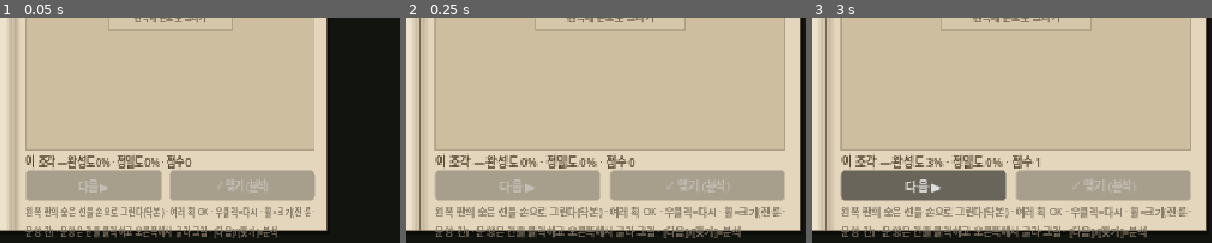
Above: before the commit, frames 1-3 (left to right).
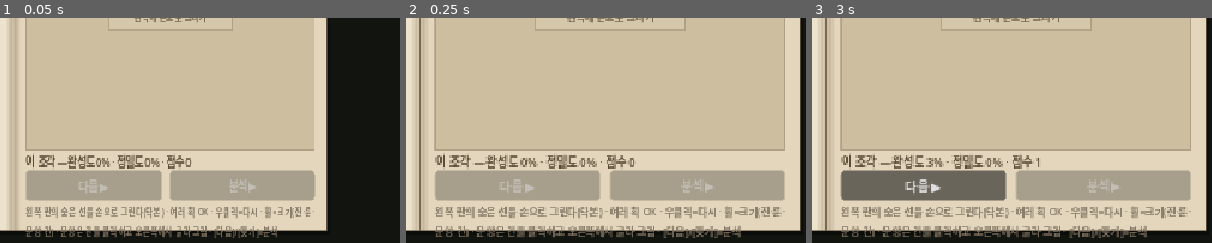
Above: after the commit, the same moments.

Repository: djgnfj-svg/tockbon
Game: Godot game, scene res://tests/test_ring_forge_panel.tscn
The game is run twice, just before and just after one commit, with the same random seed, the same clock (stepped at 60 frames per second) and the same inputs. This scene is started directly instead of the project's main scene.
Inputs (mouse positions are % of the whole screen's width and height, from its top left):
- Up to frame 1 (0.05 s): no input
- Up to frame 2 (0.25 s): no input
- Up to frame 3 (3 s): tap Enter at 0.5, 2 s; drag from (26, 46) to (60, 28) at 0.52 s; tap Space at 1.25, 2.75 s; drag from (74, 43) to (45, 70) at 1.27 s; move the mouse to (60, 28) at 2.02 s; hold D (move_right) 2.03-2.75 s; tap Q at 2.1 s; drag from (45, 70) to (20, 35) at 2.77 s
The pictures show only the part of the screen within x 48-98%, y 50-100%; the shares and areas given below are measured in that part.

The runs differ from the first frame. In frame 1, 0.2% of the frame differs, in the area x 54-67%, y 71-78%; in frame 2, 0.2%, in the area x 65-81%, y 71-78%; in frame 3, 0.2%.

Commit message:
fix(drawing+base): "맺기"가 맺지 않았다 — 버튼 이름 + 조용한 거부
사용자: *"맽기까지는 되는데 안쏴지네"* → *"아무것도 안나감 맽기까지 했는데 안나감"*

🔴 **발사는 멀쩡했다.** 전 과정을 헤드리스로 재현하니 맺기→장착→to_assembly→피격
(damage 12.96)까지 전부 정상이었고, 시간을 얼려 스샷을 찍으니 진도 또렷이 날아갔다.
(리드가 처음 찍은 스샷에 진이 안 보인 건 **관측 탓**이었다 — 진의 수명이 1.5초인데
발사와 스샷 사이에 수 초가 흘렀다. 하마터면 없는 렌더 버그를 쫓을 뻔했다.)

■ 진짜 원인 둘 — 둘 다 **UI가 사실을 감춘 것**이다
1. **[맺기 (분석)] 버튼은 아무것도 맺지 않는다.** 분석 리포트만 띄운다. 맺는 건 리포트
   안의 [마력 주입]이다. 그런데 이름이 "맺기"라 누른 사람은 **맺힌 줄 알고** 책을 덮었다.
   → **"분석 ▶"**으로 고쳤다. 버튼은 자기가 하는 일만 말해야 한다.
2. **점수 미달이면 책을 덮을 때 조용히 거부됐다.** 거부 자체는 옳다 — 안 그러면 못 그린
   진도 책만 덮으면 맺히는 셈이라 [마력 주입]을 건너뛰는 우회로가 된다(세션 23).
   문제는 **침묵**이었다: 책은 덮이고 슬롯은 빈 채인데 이유가 화면 어디에도 없었다.
   → `commit_rejected(score)` 시그널 신설 → base가 HUD에 이유를 띄운다.

■ 검증
- 전 스위트 그린 (SCRIPT ERROR 0) · 신규 test_base_auto [6]
- 🔴 뮤테이션: 침묵으로 되돌리면 1개 실패
- 🔴 에디터 스샷: 버튼이 "분석 ▶" · 미달 도안으로 덮으면 붉은 글씨로
  "마법진이 안 맺혔다 — 종합 33점 (65점을 넘겨야 견딘다). 책상에서 E로 다시 그려라"

Co-Authored-By: Claude Opus 4.8 (1M context) <noreply@anthropic.com>
Claude-Session: https://claude.ai/code/session_01UrY52NF89pNUFXM3zg57yr

Diff:
--- a/src/base/base.gd
+++ b/src/base/base.gd
@@ -132,6 +132,7 @@
 		return
 	_overlay.add_child(_forge)
 	_forge.design_committed.connect(_on_ring_committed)
+	_forge.commit_rejected.connect(_on_ring_rejected)
 	_forge.closed.connect(_close_drawing)   # ESC(ui_cancel) → 패널이 closed 발신
 	_forge.open()
 
@@ -142,6 +143,12 @@
 	var design := RingDesign.from_assembly(assembly, "고리 마법진")
 	EventBus.ring_design_committed.emit(design)
 
+## 🔴 책을 덮었는데 **점수 미달로 안 맺혔다** (세션 25). 슬롯이 조용히 빈 채로 남으면
+## "맺었는데 안 나간다"가 된다 — 사용자가 실제로 겪었고, 화면 어디에도 이유가 없었다.
+func _on_ring_rejected(score: float) -> void:
+	_hud.say("마법진이 안 맺혔다 — 종합 %d점 (%d점을 넘겨야 견딘다). 책상에서 E로 다시 그려라"
+		% [RingPower.score_display(score), RingPower.score_display(RingPower.threshold())], true)
+
 func _close_drawing() -> void:
 	if _overlay != null:
 		_overlay.queue_free()
--- a/src/drawing/ring_forge_panel.gd
+++ b/src/drawing/ring_forge_panel.gd
@@ -33,6 +33,9 @@
 signal closed
 ## 도안이 방금 맺혔다 — 여는 쪽(작업대·거점)이 발사·연출에 쓴다. assembly = board.get_assembly()
 signal design_committed(assembly: Dictionary)
+## 🔴 책을 덮었는데 **점수 미달로 안 맺혔다** (세션 25). 여는 쪽이 이유를 화면에 띄운다 —
+## 안 그러면 슬롯이 조용히 빈 채로 남아 "맺었는데 안 나간다"가 된다 (사용자가 실제로 겪었다).
+signal commit_rejected(score: float)
 
 # ── 레이아웃 (**논리 크기** 640×360 — 씬의 좌표도 전부 이 좌표계다) ──
 ## 🔴 세션 21: 뷰포트는 960×540(세션 18에 올림)이고 `stretch/aspect=expand`라 전체화면에선
@@ -168,10 +171,16 @@
 	# 건너뛰고 맺히는 셈이라 펑이 **누르지 않으면 그만인 벌**이 된다 — 규칙에 구멍이 뚫린다.
 	if not _committed and _board.can_commit():
 		var a := _board.get_assembly()
-		if RingPower.is_stable(float(a.get("score", 0.0))):
+		var sc := float(a.get("score", 0.0))
+		if RingPower.is_stable(sc):
 			_committed = true
 			design_committed.emit(a)
 			_refresh_buttons()
+		else:
+			# 🔴 **조용히 거부하지 않는다** (세션 25, 사용자: "맽기까지 했는데 안나감").
+			# 거부 자체는 옳다(위 주석) — 문제는 **아무 말도 없었다는 것**이다. 책은 덮이고,
+			# 슬롯은 비어 있고, 좌클릭해도 안 나가는데 이유가 어디에도 안 보였다.
+			commit_rejected.emit(sc)
 	var tw := create_tween()
 	tw.tween_property(_spread, ^"scale", Vector2(OPEN_FROM_X, 1.0), CLOSE_SEC) \
 		.set_ease(Tween.EASE_IN).set_trans(Tween.TRANS_QUAD)
@@ -357,9 +366,9 @@
 ## 🔴 [맺기] — 마법진을 끝내고 분석한다 (남은 문양 칸은 비운 채). 진·룬을 그렸어야 한다.
 func _finish() -> void:
 	if not _board.can_commit():
-		_set_say("진과 룬을 먼저 그려야 맺힌다  (문양은 없어도 빈 진으로 날아간다)", true)
-		return
-	_board.finish()   # → finished 시그널이 리포트를 띄운다
+		_set_say("진과 룬을 먼저 그려야 분석할 수 있다  (문양은 없어도 빈 진으로 날아간다)", true)
+		return
+	_board.finish()   # → finished 시그널이 리포트를 띄운다 (아직 **안 맺힌다**)
 
 
 ## 보드가 마법진을 다 그렸다 — 분석 리포트를 띄운다 (점수·위력. **판정은 없다**).
@@ -430,7 +439,11 @@
 	else:
 		_next_btn.disabled = not (tracing and drawn)
 		_next_btn.text = "다음 ▶"
-	_commit_btn.text = "✓ 맺힘" if _committed else "✓ 맺기 (분석)"
+	# 🔴 **"맺기"가 아니다** (세션 25). 이 버튼은 분석 리포트를 띄울 뿐 **아무것도 맺지 않는다** —
+	# 맺는 건 리포트 안의 [마력 주입]이다. 그런데 이름이 "맺기 (분석)"이라, 누른 사람은
+	# 맺힌 줄 알고 책을 덮었다가 "맺었는데 안 나간다"를 겪었다 (사용자가 실제로 겪었다).
+	# 버튼은 자기가 하는 일만 말해야 한다.
+	_commit_btn.text = "✓ 맺힘" if _committed else "분석 ▶"
 	_commit_btn.disabled = _picking_template or not _board.can_commit()
 
 
--- a/tests/test_base_auto.gd
+++ b/tests/test_base_auto.gd
@@ -51,6 +51,7 @@
 	await _test_my_body_does_not_block_my_spell()
 	await _test_desk_does_not_eat_the_spell()
 	await _test_desk_still_sees_the_player()
+	await _test_rejected_commit_is_not_silent()
 
 	if failures == 0:
 		print("TEST_BASE_OK — 전 항목 통과")
@@ -139,6 +140,45 @@
 	player.global_position = was
 
 
+## 🔴 [6] 점수 미달로 안 맺히면 **이유가 화면에 뜬다** (세션 25).
+## 사용자: *"맽기까지 했는데 안나감"* — 미달 도안은 책을 덮을 때 조용히 거부됐다.
+## 거부는 옳다(안 그러면 [마력 주입]을 건너뛰는 우회로가 된다). 문제는 **침묵**이었다:
+## 책은 덮이고 슬롯은 빈 채인데 이유가 어디에도 없어 "맺었는데 안 나간다"가 됐다.
+func _test_rejected_commit_is_not_silent() -> void:
+	print("[6] 미달 도안을 거부할 땐 이유를 말해 준다")
+	_base.call(&"_open_drawing")
+	await process_frame
+	var forge = _base.get("_forge")
+	if forge == null:
+		_check(false, "책이 안 열렸다")
+		return
+	var board = forge.get_node("Stage/Spread/RingBoard")
+	# 진·룬을 **미달로** 그린다 (조금만·벗어나게)
+	for step in 2:
+		if step == 0:
+			board.call(&"choose_jin")
+		else:
+			board.call(&"choose_rune")
+		board.call(&"begin_stroke")
+		var g = board.call(&"guide_points")
+		for i in range(0, int(g.size() * 0.4)):
+			board.call(&"trace_stroke", g[i] + Vector2(6.0, 5.0))
+		forge.call(&"_on_next")
+	var sc := float((board.call(&"get_assembly") as Dictionary).get("score", 1.0))
+	_check(sc <= 0.65, "미달 도안을 만들었다 (%.2f)" % sc)
+	_check(bool(board.call(&"can_commit")), "진·룬은 있으니 can_commit은 참 — 그래서 조용히 거부됐었다")
+
+	var rejected := []
+	forge.commit_rejected.connect(func(s: float) -> void: rejected.append(s))
+	var gs = root.get_node("/root/GameState")
+	var before := (gs.ring_designs as Array).size()
+	forge.call(&"close")
+	await process_frame
+	_check(rejected.size() == 1, "책을 덮으면 commit_rejected가 온다 (침묵 금지)")
+	_check((gs.ring_designs as Array).size() == before, "미달 도안은 여전히 안 맺힌다 (거부는 옳다)")
+	_base.call(&"_close_drawing")
+
+
 # ── 헬퍼 ──
 
 ## 빈 진 8칸 + 점수. 전개 없이 몸으로만 때려 결과가 깔끔하다.
Not shown, added: tests/_diag_fire.gd.uid
